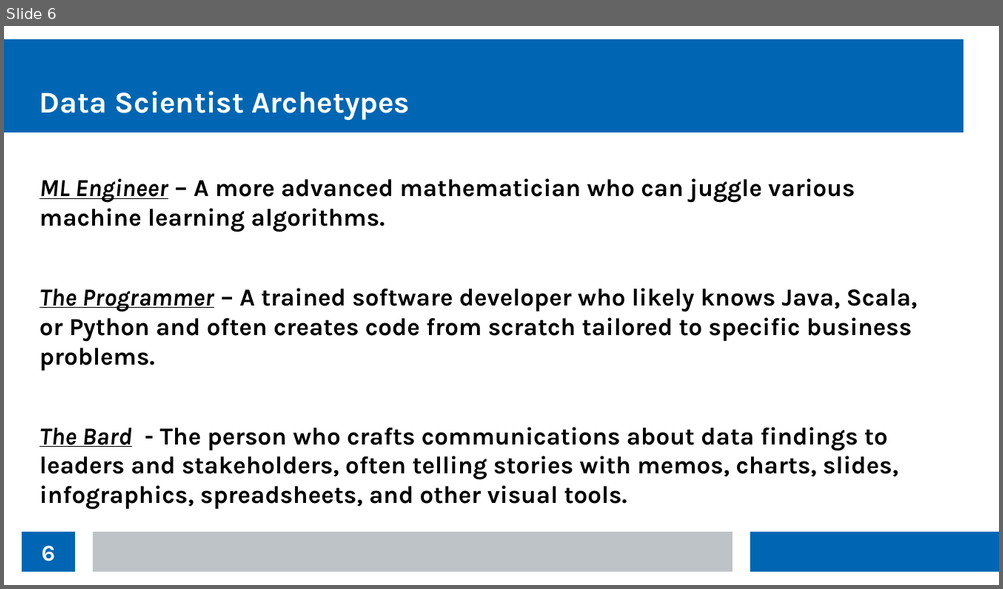
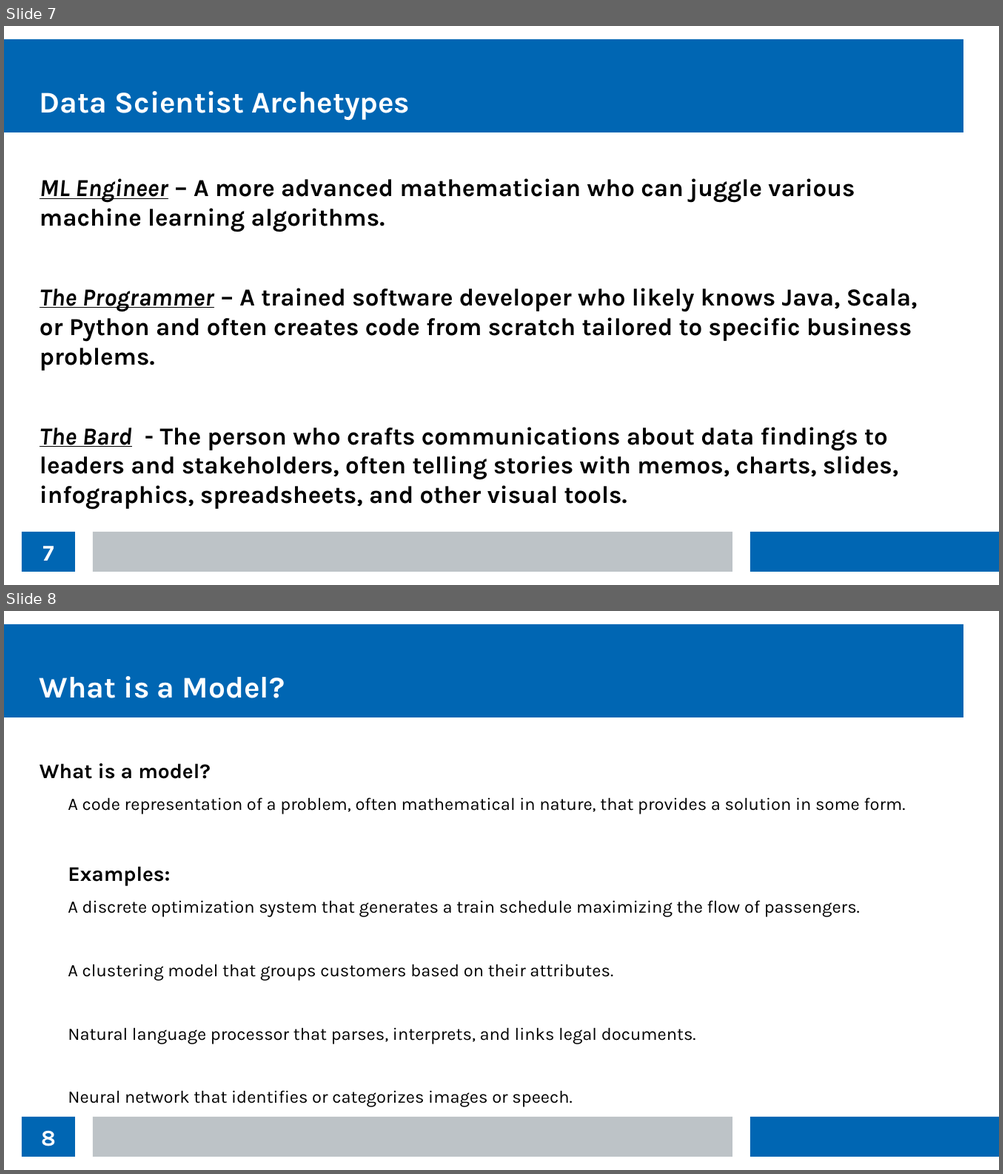
Before and after one commit to thomasnield/kotlin_data_science_talk_ChicagoJUG, a slide deck: kotlin_data_science_talk_chijug_slides.odp. Shown one above the other, each under a label of ours: slide 6 before the commit, slides 7 and 8 after it. The pictures are 1003x589 and 1003x1174 pixels, drawn with LibreOffice and Linux fonts; fonts in the diff are those of the drawing. Boxes give left, top, right and bottom in pixels: in the first picture for what was removed or moved away, otherwise in the second. Text is boxed around its words. In the diff, an @@ line names an element or a change of style, - is before the commit and + after.

```diff
--- a/kotlin_data_science_talk_chijug_slides.odp
+++ b/kotlin_data_science_talk_chijug_slides.odp
@@ slide 8 added at box(4, 611, 999, 1170), background #FFFFFF; not listed: 3 template elements that a slide beside it also shows @@
@@ title added at box(40, 676, 284, 698), 24 pt, text #FFFFFF, bold @@
+What is a Model?
@@ text added at box(40, 763, 905, 1108), 14 pt, text #000000 @@
+What is a model?
+  A code representation of a problem, often mathematical in nature, that provides a solution in some form.
+Examples:
+  A discrete optimization system that generates a train schedule maximizing the flow of passengers.
+  A clustering model that groups customers based on their attributes.
+  Natural language processor that parses, interprets, and links legal documents.
+  Neural network that identifies or categorizes images or speech.
@@ page number added at box(22, 1117, 75, 1157), fill #0066B3, 18 pt, text #FFFFFF, bold @@
+8
@@ what was slide 6 is now slide 7 @@
@@ page number at box(42, 546, 54, 561): text changed @@
-6
+7
```
Also in this commit, not shown: 9 other slides added.
